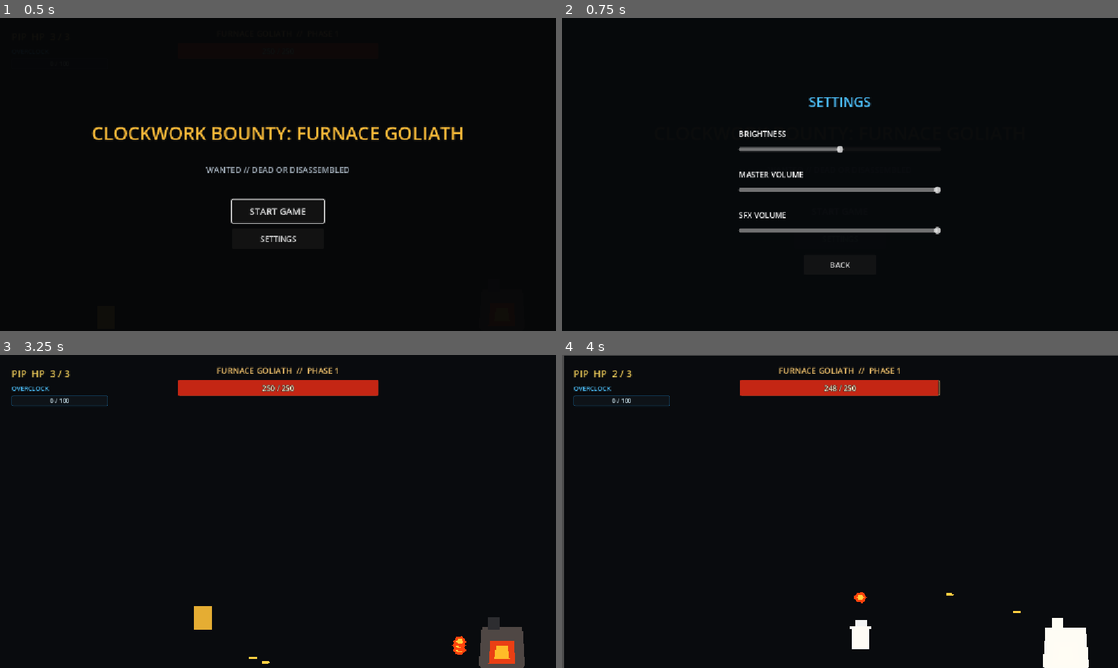
Above: before the commit, frames 1-4 (two rows, left to right).
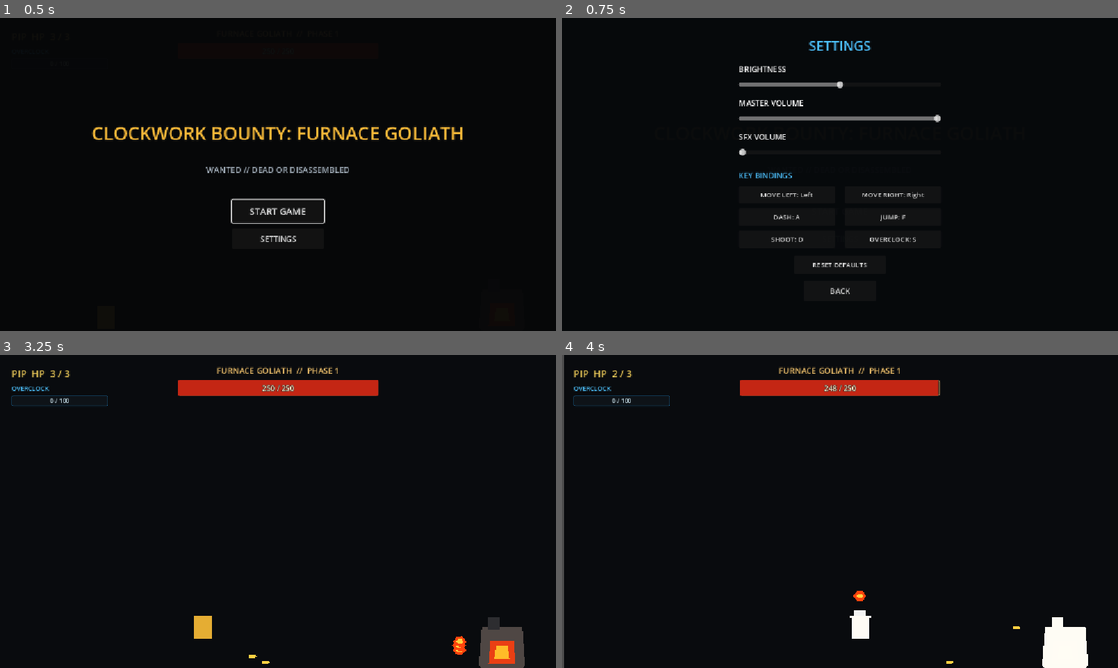
Above: after the commit, the same moments.

Repository: koushamoeini/Reign-of-Gears
Game: Godot game, scene res://main.tscn
Two runs of this game, one before a commit and one after it. Both use one fixed random seed, a clock stepped at 60 frames per second and the inputs below.
Inputs:
- Up to frame 1 (0.5 s): no input
- Up to frame 2 (0.75 s): click "SETTINGS" at 0.5 s
- Up to frame 3 (3.25 s): click "BACK" at 1.25 s; click "START GAME" at 2 s; tap Enter at 2.75 s; hold Right (pip_move_right) from 2.78 s (still down); hold D (pip_shoot) from 2.78 s (still down); tap A (pip_dash) at 2.85 s; tap F (pip_jump) at 3.02 s
- Up to frame 4 (4 s): keep holding Right (pip_move_right); tap F (pip_jump) at 3.32, 3.77 s; release D (pip_shoot) at 3.53 s; tap D (pip_shoot) at 3.6 s; tap S (pip_special) at 3.8 s

Frame 1 is identical in both runs. In frame 2, 3.9% of the frame differs, in the area x 31-69%, y 7-89%; in frame 3, 0.2%; in frame 4, 0.6%.

Commit message:
Add key rebinding and responsive jumps

Diff:
--- a/player/pip.gd
+++ b/player/pip.gd
@@ -6,15 +6,28 @@
 signal overclock_changed(current_value: int, max_value: int)
 signal overclock_mode_changed(is_active: bool)
 
-# Movement tuning: adjust these three constants to change how Pip feels.
+# Movement tuning: adjust these values to change how Pip feels.
 const SPEED := 260.0 # Horizontal movement speed.
-const JUMP_VELOCITY := -520.0 # More negative means a higher jump.
+const JUMP_VELOCITY := -740.0 # More negative means a higher jump.
 const DASH_SPEED := 760.0 # Horizontal speed during a dash.
+const RISE_GRAVITY_MULTIPLIER := 2.0
+const FALL_GRAVITY_MULTIPLIER := 2.5
+const MAX_FALL_SPEED := 1750.0
 const OVERCLOCK_MAX := 100
 const OVERCLOCK_GAIN := 25
 const OVERCLOCK_DURATION := 5.0
 const OVERCLOCK_SPEED_MULTIPLIER := 1.5
 const OVERCLOCK_FIRE_RATE_MULTIPLIER := 2.0
+const INPUT_BINDINGS_PATH := "user://input_bindings.cfg"
+
+const DEFAULT_KEY_BINDINGS := {
+	"pip_move_left": KEY_LEFT,
+	"pip_move_right": KEY_RIGHT,
+	"pip_dash": KEY_A,
+	"pip_jump": KEY_F,
+	"pip_shoot": KEY_D,
+	"pip_special": KEY_S,
+}
 
 @export var dash_duration: float = 0.16
 @export var dash_cooldown: float = 0.5
@@ -56,10 +69,14 @@
 
 func _physics_process(delta: float) -> void:
 	if not is_on_floor():
-		velocity += get_gravity() * delta
+		var gravity_multiplier := FALL_GRAVITY_MULTIPLIER if velocity.y > 0.0 else RISE_GRAVITY_MULTIPLIER
+		velocity.y = minf(velocity.y + get_gravity().y * gravity_multiplier * delta, MAX_FALL_SPEED)
 
 	if Input.is_action_just_pressed("pip_jump") and is_on_floor():
 		velocity.y = JUMP_VELOCITY
+	elif Input.is_action_just_released("pip_jump") and velocity.y < 0.0:
+		# Releasing early produces a short, responsive hop.
+		velocity.y *= 0.5
 
 	var direction := Input.get_axis("pip_move_left", "pip_move_right")
 	if not is_zero_approx(direction):
@@ -196,17 +213,47 @@
 
 
 func _register_controls() -> void:
-	_add_key_action("pip_move_left", KEY_LEFT)
-	_add_key_action("pip_move_right", KEY_RIGHT)
-	_add_key_action("pip_dash", KEY_A)
-	_add_key_action("pip_jump", KEY_F)
-	_add_key_action("pip_shoot", KEY_D)
-	_add_key_action("pip_special", KEY_S)
-
-
-func _add_key_action(action: StringName, keycode: Key) -> void:
+	load_saved_key_bindings()
+	for action: StringName in DEFAULT_KEY_BINDINGS:
+		if not InputMap.has_action(action) or InputMap.action_get_events(action).is_empty():
+			set_key_binding(action, DEFAULT_KEY_BINDINGS[action], false)
+
+
+static func set_key_binding(action: StringName, keycode: Key, save_binding: bool = true) -> void:
 	if not InputMap.has_action(action):
 		InputMap.add_action(action)
+	InputMap.action_erase_events(action)
+	_add_key_action(action, keycode)
+	if save_binding:
+		_save_key_bindings()
+
+
+static func reset_default_key_bindings() -> void:
+	for action: StringName in DEFAULT_KEY_BINDINGS:
+		set_key_binding(action, DEFAULT_KEY_BINDINGS[action], false)
+	_save_key_bindings()
+
+
+static func load_saved_key_bindings() -> void:
+	var config := ConfigFile.new()
+	if config.load(INPUT_BINDINGS_PATH) != OK:
+		return
+	for action: StringName in DEFAULT_KEY_BINDINGS:
+		var saved_keycode: Variant = config.get_value("bindings", String(action), null)
+		if saved_keycode is int:
+			set_key_binding(action, int(saved_keycode), false)
+
+
+static func _save_key_bindings() -> void:
+	var config := ConfigFile.new()
+	for action: StringName in DEFAULT_KEY_BINDINGS:
+		var events := InputMap.action_get_events(action)
+		if not events.is_empty() and events[0] is InputEventKey:
+			config.set_value("bindings", String(action), (events[0] as InputEventKey).physical_keycode)
+	config.save(INPUT_BINDINGS_PATH)
+
+
+static func _add_key_action(action: StringName, keycode: Key) -> void:
 	var key_event := InputEventKey.new()
 	key_event.physical_keycode = keycode
 	if not InputMap.action_has_event(action, key_event):
--- a/ui/combat_hud.gd
+++ b/ui/combat_hud.gd
@@ -22,12 +22,16 @@
 @onready var start_button: Button = $Interface/MainMenuOverlay/StartButton
 @onready var settings_panel: ColorRect = $Interface/MainMenuOverlay/SettingsPanel
 
+var rebind_buttons: Dictionary = {}
+var rebinding_action: StringName
+
 var player: Node
 var boss: Node
 var is_game_over: bool = false
 
 
 func _ready() -> void:
+	_register_rebind_buttons()
 	# Waiting one frame ensures every combatant has completed its own _ready().
 	call_deferred("_connect_combatants")
 
@@ -96,10 +100,12 @@
 
 
 func _on_settings_button_pressed() -> void:
+	_refresh_binding_buttons()
 	settings_panel.show()
 
 
 func _on_close_settings_button_pressed() -> void:
+	rebinding_action = &""
 	settings_panel.hide()
 
 
@@ -113,6 +119,53 @@
 
 func _on_sfx_volume_slider_value_changed(value: float) -> void:
 	sfx_volume_changed.emit(value)
+
+
+func _register_rebind_buttons() -> void:
+	rebind_buttons = {
+		&"pip_move_left": $Interface/MainMenuOverlay/SettingsPanel/MoveLeftButton,
+		&"pip_move_right": $Interface/MainMenuOverlay/SettingsPanel/MoveRightButton,
+		&"pip_dash": $Interface/MainMenuOverlay/SettingsPanel/DashButton,
+		&"pip_jump": $Interface/MainMenuOverlay/SettingsPanel/JumpButton,
+		&"pip_shoot": $Interface/MainMenuOverlay/SettingsPanel/ShootButton,
+		&"pip_special": $Interface/MainMenuOverlay/SettingsPanel/SpecialButton,
+	}
+	_refresh_binding_buttons()
+
+
+func _on_rebind_button_pressed(action: StringName) -> void:
+	rebinding_action = action
+	for binding_action: StringName in rebind_buttons:
+		var button: Button = rebind_buttons[binding_action]
+		button.text = "PRESS A KEY" if binding_action == action else _binding_button_text(binding_action)
+
+
+func _on_reset_bindings_button_pressed() -> void:
+	rebinding_action = &""
+	Pip.reset_default_key_bindings()
+	_refresh_binding_buttons()
+
+
+func _refresh_binding_buttons() -> void:
+	for action: StringName in rebind_buttons:
+		var button: Button = rebind_buttons[action]
+		button.text = _binding_button_text(action)
+
+
+func _binding_button_text(action: StringName) -> String:
+	var action_names := {
+		&"pip_move_left": "MOVE LEFT",
+		&"pip_move_right": "MOVE RIGHT",
+		&"pip_dash": "DASH",
+		&"pip_jump": "JUMP",
+		&"pip_shoot": "SHOOT",
+		&"pip_special": "OVERCLOCK",
+	}
+	var events := InputMap.action_get_events(action)
+	var key_name := "UNBOUND"
+	if not events.is_empty() and events[0] is InputEventKey:
+		key_name = OS.get_keycode_string((events[0] as InputEventKey).physical_keycode)
+	return "%s: %s" % [action_names.get(action, action), key_name]
 
 
 func show_game_over() -> void:
@@ -138,6 +191,17 @@
 
 
 func _input(event: InputEvent) -> void:
+	if settings_panel.visible and not rebinding_action.is_empty() and event is InputEventKey and event.pressed and not event.echo:
+		get_viewport().set_input_as_handled()
+		if event.physical_keycode == KEY_ESCAPE:
+			rebinding_action = &""
+			_refresh_binding_buttons()
+			return
+		Pip.set_key_binding(rebinding_action, event.physical_keycode)
+		rebinding_action = &""
+		_refresh_binding_buttons()
+		return
+
 	if is_game_over and result_overlay.visible and event is InputEventKey and event.pressed and not event.echo:
 		if event.physical_keycode == KEY_R:
 			get_viewport().set_input_as_handled()
--- a/ui/combat_hud.tscn
+++ b/ui/combat_hud.tscn
@@ -337,9 +337,9 @@
 anchor_right = 0.5
 anchor_bottom = 0.5
 offset_left = -260.0
-offset_top = -170.0
+offset_top = -286.0
 offset_right = 260.0
-offset_bottom = -126.0
+offset_bottom = -242.0
 grow_horizontal = 2
 grow_vertical = 2
 theme_override_colors/font_color = Color(0.3, 0.76, 1, 1)
@@ -357,9 +357,9 @@
 anchor_right = 0.5
 anchor_bottom = 0.5
 offset_left = -210.0
-offset_top = -96.0
-offset_right = 210.0
-offset_bottom = -70.0
+offset_top = -230.0
+offset_right = 210.0
+offset_bottom = -204.0
 grow_horizontal = 2
 grow_vertical = 2
 theme_override_font_sizes/font_size = 16
@@ -373,9 +373,9 @@
 anchor_right = 0.5
 anchor_bottom = 0.5
 offset_left = -210.0
-offset_top = -62.0
-offset_right = 210.0
-offset_bottom = -42.0
+offset_top = -196.0
+offset_right = 210.0
+offset_bottom = -176.0
 grow_horizontal = 2
 grow_vertical = 2
 min_value = 0.5
@@ -391,9 +391,9 @@
 anchor_right = 0.5
 anchor_bottom = 0.5
 offset_left = -210.0
-offset_top = -12.0
-offset_right = 210.0
-offset_bottom = 14.0
+offset_top = -160.0
+offset_right = 210.0
+offset_bottom = -134.0
 grow_horizontal = 2
 grow_vertical = 2
 theme_override_font_sizes/font_size = 16
@@ -407,9 +407,9 @@
 anchor_right = 0.5
 anchor_bottom = 0.5
 offset_left = -210.0
-offset_top = 22.0
-offset_right = 210.0
-offset_bottom = 42.0
+offset_top = -126.0
+offset_right = 210.0
+offset_bottom = -106.0
 grow_horizontal = 2
 grow_vertical = 2
 max_value = 1.0
@@ -424,9 +424,9 @@
 anchor_right = 0.5
 anchor_bottom = 0.5
 offset_left = -210.0
-offset_top = 72.0
-offset_right = 210.0
-offset_bottom = 98.0
+offset_top = -90.0
+offset_right = 210.0
+offset_bottom = -64.0
 grow_horizontal = 2
 grow_vertical = 2
 theme_override_font_sizes/font_size = 16
@@ -440,9 +440,139 @@
 anchor_right = 0.5
 anchor_bottom = 0.5
 offset_left = -210.0
-offset_top = 106.0
-offset_right = 210.0
-offset_bottom = 126.0
+offset_top = -56.0
+offset_right = 210.0
+offset_bottom = -36.0
+
+[node name="ControlsLabel" type="Label" parent="Interface/MainMenuOverlay/SettingsPanel"]
+layout_mode = 1
+anchors_preset = 8
+anchor_left = 0.5
+anchor_top = 0.5
+anchor_right = 0.5
+anchor_bottom = 0.5
+offset_left = -210.0
+offset_top = -10.0
+offset_right = 210.0
+offset_bottom = 16.0
+grow_horizontal = 2
+grow_vertical = 2
+theme_override_colors/font_color = Color(0.3, 0.76, 1, 1)
+theme_override_font_sizes/font_size = 16
+text = "KEY BINDINGS"
+
+[node name="MoveLeftButton" type="Button" parent="Interface/MainMenuOverlay/SettingsPanel"]
+custom_minimum_size = Vector2(200, 36)
+layout_mode = 1
+anchors_preset = 8
+anchor_left = 0.5
+anchor_top = 0.5
+anchor_right = 0.5
+anchor_bottom = 0.5
+offset_left = -210.0
+offset_top = 24.0
+offset_right = -10.0
+offset_bottom = 60.0
+grow_horizontal = 2
+grow_vertical = 2
+theme_override_font_sizes/font_size = 14
+
+[node name="MoveRightButton" type="Button" parent="Interface/MainMenuOverlay/SettingsPanel"]
+custom_minimum_size = Vector2(200, 36)
+layout_mode = 1
+anchors_preset = 8
+anchor_left = 0.5
+anchor_top = 0.5
+anchor_right = 0.5
+anchor_bottom = 0.5
+offset_left = 10.0
+offset_top = 24.0
+offset_right = 210.0
+offset_bottom = 60.0
+grow_horizontal = 2
+grow_vertical = 2
+theme_override_font_sizes/font_size = 14
+
+[node name="DashButton" type="Button" parent="Interface/MainMenuOverlay/SettingsPanel"]
+custom_minimum_size = Vector2(200, 36)
+layout_mode = 1
+anchors_preset = 8
+anchor_left = 0.5
+anchor_top = 0.5
+anchor_right = 0.5
+anchor_bottom = 0.5
+offset_left = -210.0
+offset_top = 70.0
+offset_right = -10.0
+offset_bottom = 106.0
+grow_horizontal = 2
+grow_vertical = 2
+theme_override_font_sizes/font_size = 14
+
+[node name="JumpButton" type="Button" parent="Interface/MainMenuOverlay/SettingsPanel"]
+custom_minimum_size = Vector2(200, 36)
+layout_mode = 1
+anchors_preset = 8
+anchor_left = 0.5
+anchor_top = 0.5
+anchor_right = 0.5
+anchor_bottom = 0.5
+offset_left = 10.0
+offset_top = 70.0
+offset_right = 210.0
+offset_bottom = 106.0
+grow_horizontal = 2
+grow_vertical = 2
+theme_override_font_sizes/font_size = 14
+
+[node name="ShootButton" type="Button" parent="Interface/MainMenuOverlay/SettingsPanel"]
+custom_minimum_size = Vector2(200, 36)
+layout_mode = 1
+anchors_preset = 8
+anchor_left = 0.5
+anchor_top = 0.5
+anchor_right = 0.5
+anchor_bottom = 0.5
+offset_left = -210.0
+offset_top = 116.0
+offset_right = -10.0
+offset_bottom = 152.0
+grow_horizontal = 2
+grow_vertical = 2
+theme_override_font_sizes/font_size = 14
+
+[node name="SpecialButton" type="Button" parent="Interface/MainMenuOverlay/SettingsPanel"]
+custom_minimum_size = Vector2(200, 36)
+layout_mode = 1
+anchors_preset = 8
+anchor_left = 0.5
+anchor_top = 0.5
+anchor_right = 0.5
+anchor_bottom = 0.5
+offset_left = 10.0
+offset_top = 116.0
+offset_right = 210.0
+offset_bottom = 152.0
+grow_horizontal = 2
+grow_vertical = 2
+theme_override_font_sizes/font_size = 14
+
+[node name="ResetBindingsButton" type="Button" parent="Interface/MainMenuOverlay/SettingsPanel"]
+custom_minimum_size = Vector2(190, 38)
+layout_mode = 1
+anchors_preset = 8
+anchor_left = 0.5
+anchor_top = 0.5
+anchor_right = 0.5
+anchor_bottom = 0.5
+offset_left = -95.0
+offset_top = 168.0
+offset_right = 95.0
+offset_bottom = 206.0
+grow_horizontal = 2
+grow_vertical = 2
+theme_override_font_sizes/font_size = 14
+text = "RESET DEFAULTS"
 grow_horizontal = 2
 grow_vertical = 2
 max_value = 1.0
@@ -458,9 +588,9 @@
 anchor_right = 0.5
 anchor_bottom = 0.5
 offset_left = -75.0
-offset_top = 166.0
+offset_top = 220.0
 offset_right = 75.0
-offset_bottom = 208.0
+offset_bottom = 262.0
 grow_horizontal = 2
 grow_vertical = 2
 theme_override_font_sizes/font_size = 16
@@ -474,3 +604,10 @@
 [connection signal="value_changed" from="Interface/MainMenuOverlay/SettingsPanel/BrightnessSlider" to="." method="_on_brightness_slider_value_changed"]
 [connection signal="value_changed" from="Interface/MainMenuOverlay/SettingsPanel/MasterVolumeSlider" to="." method="_on_master_volume_slider_value_changed"]
 [connection signal="value_changed" from="Interface/MainMenuOverlay/SettingsPanel/SfxVolumeSlider" to="." method="_on_sfx_volume_slider_value_changed"]
+[connection signal="pressed" from="Interface/MainMenuOverlay/SettingsPanel/MoveLeftButton" to="." method="_on_rebind_button_pressed" binds=PackedStringArray("pip_move_left")]
+[connection signal="pressed" from="Interface/MainMenuOverlay/SettingsPanel/MoveRightButton" to="." method="_on_rebind_button_pressed" binds=PackedStringArray("pip_move_right")]
+[connection signal="pressed" from="Interface/MainMenuOverlay/SettingsPanel/DashButton" to="." method="_on_rebind_button_pressed" binds=PackedStringArray("pip_dash")]
+[connection signal="pressed" from="Interface/MainMenuOverlay/SettingsPanel/JumpButton" to="." method="_on_rebind_button_pressed" binds=PackedStringArray("pip_jump")]
+[connection signal="pressed" from="Interface/MainMenuOverlay/SettingsPanel/ShootButton" to="." method="_on_rebind_button_pressed" binds=PackedStringArray("pip_shoot")]
+[connection signal="pressed" from="Interface/MainMenuOverlay/SettingsPanel/SpecialButton" to="." method="_on_rebind_button_pressed" binds=PackedStringArray("pip_special")]
+[connection signal="pressed" from="Interface/MainMenuOverlay/SettingsPanel/ResetBindingsButton" to="." method="_on_reset_bindings_button_pressed"]
